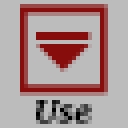
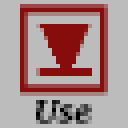
Revision of a layered 128×128 image; what changed, layer by layer:
painted on "Text Layer" (2nd of 2) over 36, 24, 92, 76
